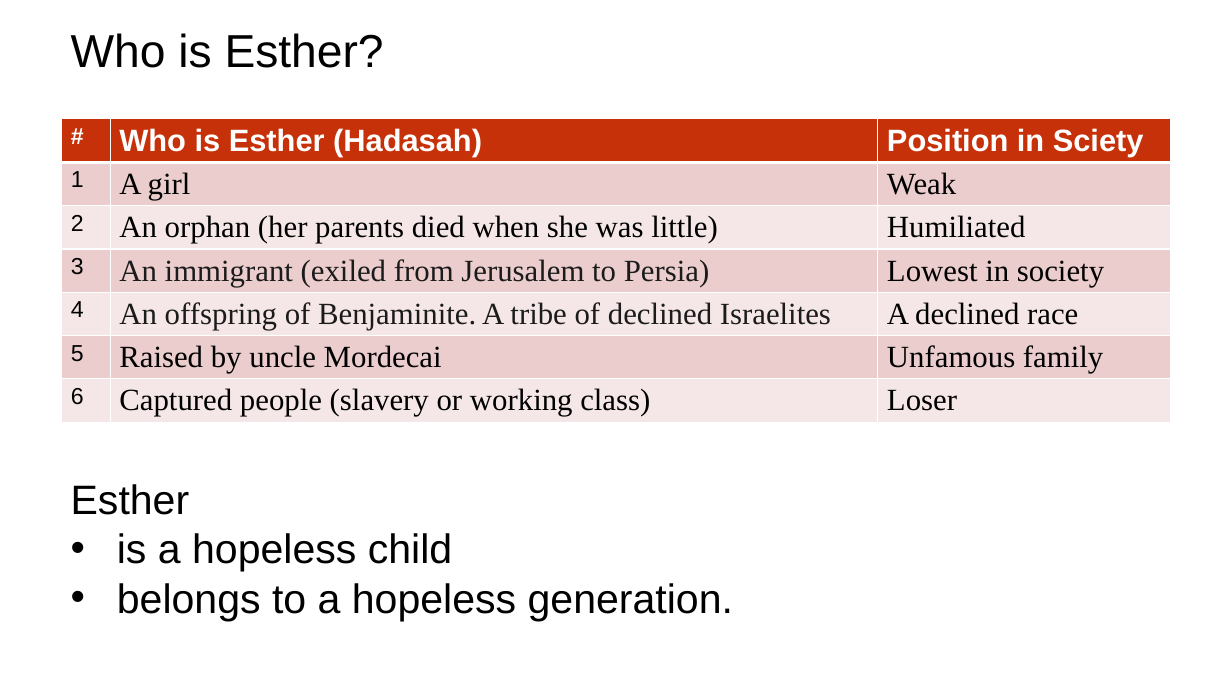
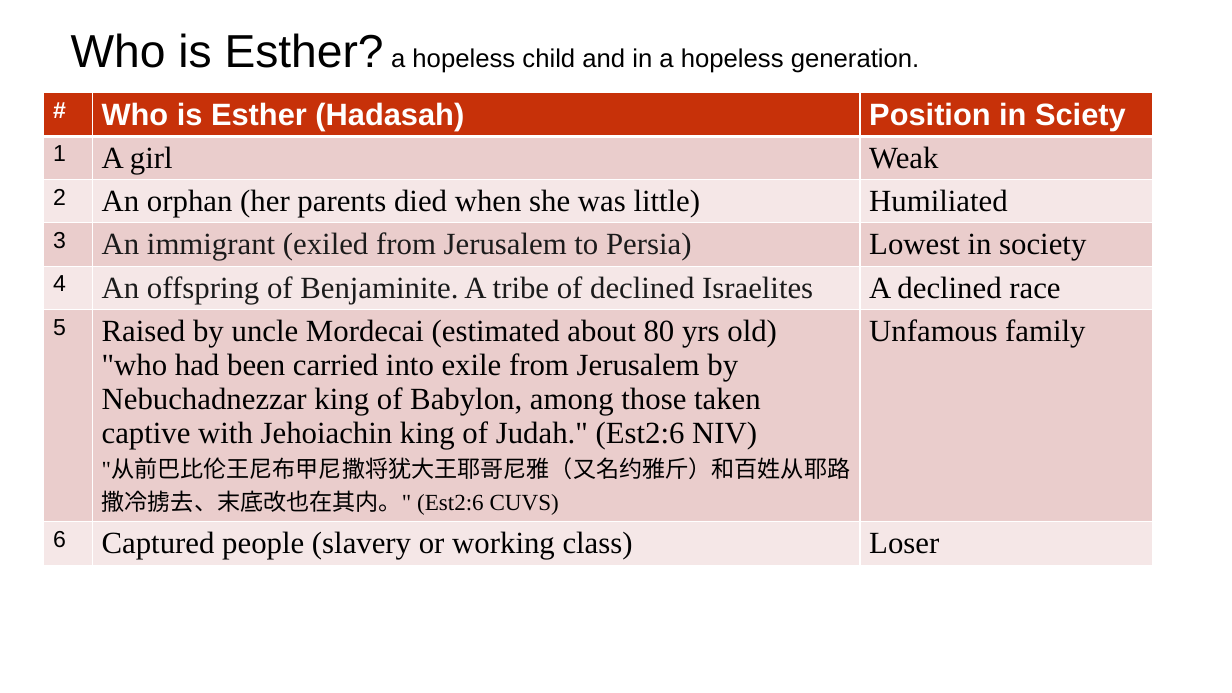
Before and after one commit to wdingbox/accc_2025_pp, a slide deck: slide 3 of ppt/Esther/Esther_02.pptx. Drawn at 1232x693 pixels with LibreOffice and Linux fonts; fonts in the diff are those of the drawing; background and template pictures are left out. Boxes give left, top, right and bottom in pixels: in the first picture for what was removed or moved away, otherwise in the second. Text is boxed around its words. In the diff, an @@ line names an element or a change of style, - is before the commit and + after.

```diff
--- a/ppt/Esther/Esther_02.pptx
+++ b/ppt/Esther/Esther_02.pptx
@@ title at (71, 33, 919, 73): text changed; size 36 to 20 pt @@
-Who is Esther?
+Who is Esther? a hopeless child and in a hopeless generation.
@@ table at (43, 92, 1153, 582) @@
@@ row 6, column 2: "Raised by uncle Mordecai" to "Raised by uncle Mordecai (estimated about 80 yrs old) "who had been carried into exile from Jerusalem by Nebuchadnezzar king of Babylon, among those taken captive with Jehoiachin king of Judah." (Est2:6 NIV) "从前巴比伦王尼布甲尼撒将犹大王耶哥尼雅（又名约雅斤）和百姓从耶路撒冷掳去、末底改也在其内。" (Est2:6 CUVS)" @@
@@ table: place and size @@
-table at (62, 118, 1172, 442)
+table at (43, 92, 1153, 582)
@@ text removed at (71, 484, 733, 621) @@
-Esther
-• is a hopeless child
-• belongs to a hopeless generation.
```
Also in this commit, not shown: 6 other slides changed, 1 other file.
